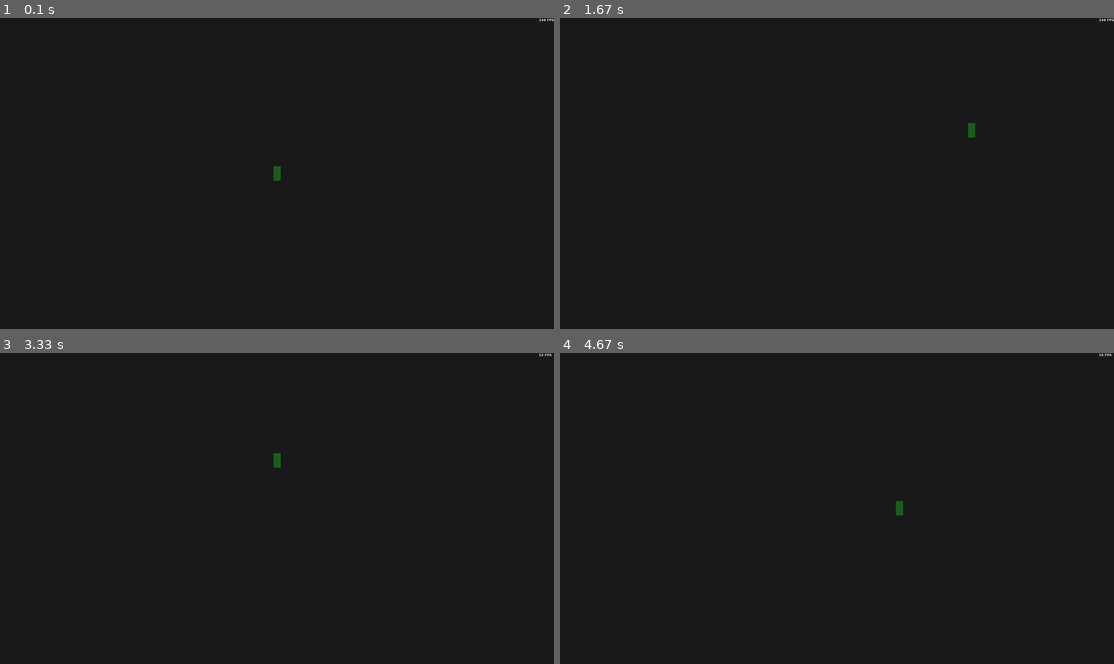
Above: before the commit, frames 1-4 (two rows, left to right).
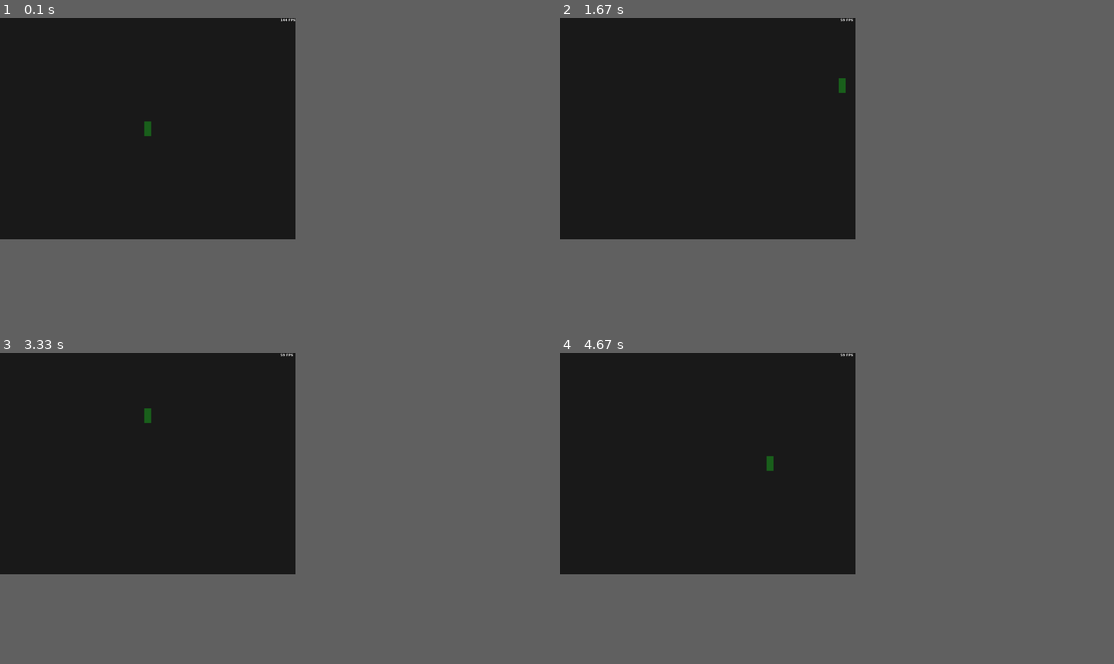
Above: after the commit, the same moments.

Repository: CSnackerman/pygame_starter
Game: pygame game, started from main.py
Same seed, same stepped clock (60 frames per second), same inputs: the game is played once before the commit and once after it.
Inputs:
- Up to frame 1 (0.1 s): no input
- Up to frame 2 (1.67 s): hold Right 0.33-0.8 s; hold Up 0.83-1.13 s; hold Right 1.17-1.63 s
- Up to frame 3 (3.33 s): hold Left 1.67-2.2 s; hold Down 2.23-2.53 s; hold Left 2.57-2.97 s; hold Up from 3 s (still down)
- Up to frame 4 (4.67 s): release Up at 3.37 s; hold Right 3.4-4.03 s; hold Down 4.07-4.43 s; hold Left from 4.47 s (still down)
The window is 900x506 before the commit and 480x360 after it. Grey fills any space a smaller window leaves; there, only what the larger window draws over its background counts as a difference.

The runs differ from the first frame. In frame 1, 0.2% of the frame differs, in the area x 26-100%, y 0-53%; in frame 2, 0.2%; in frame 3, 0.2%; in frame 4, 0.2%.

Commit message:
organization & formatting

Diff:
--- a/main.py
+++ b/main.py
@@ -5,83 +5,88 @@
 from pygame import Rect, Vector2, Color
 
 
-# --- Globals ---
-
-RUNNING = 1
-MAX_SPEED = 500
-
-
 # --- Configuration ---
 
 WINDOW_FLAGS = 0
 CURSOR_VISIBLE = True
 
-WINDOW_FLAGS = FULLSCREEN | HWSURFACE | NOFRAME | DOUBLEBUF
-CURSOR_VISIBLE = False
+# WINDOW_FLAGS = FULLSCREEN | HWSURFACE | NOFRAME | DOUBLEBUF
+# CURSOR_VISIBLE = False
 
-WIDTH = 1920
-HEIGHT = 1080
+WIDTH = 1024
+HEIGHT = 768
 RESOLUTION = (WIDTH, HEIGHT)
+ASPECT_RATIO = WIDTH / HEIGHT
 
-FILL_COLOR = Color (27, 27, 27)
-
+BG_COLOR = Color (27, 27, 27)
 
 # --- Setup ---
 
 # pygame
 pygame.init()
-window = pygame.display.set_mode(RESOLUTION, WINDOW_FLAGS)
+
+# window
+window = pygame.display.set_mode (RESOLUTION, WINDOW_FLAGS)
+window_rect = window.get_rect()
+window_center_x = WIDTH // 2
+window_center_y = HEIGHT // 2
+window_side_diff = WIDTH - HEIGHT
 pygame.display.set_caption("Plat")
-pygame.mouse.set_visible(CURSOR_VISIBLE)
 
 # time & fps
 clock = pygame.time.Clock()
-fps_list = []
-fps_list_len = 0
+frame_time = 0
+frame_counter = 0
+
+# game settings
+MAX_SPEED = 500
 
 # miscellaneous
-window_center_x = WIDTH // 2
-window_center_y = HEIGHT // 2
+pygame.mouse.set_visible(CURSOR_VISIBLE)
 
 
 # --- Game Objects ---
 
 # player
-player_width = 25
-player_height = 50
+player_width = WIDTH // 42
+player_height = HEIGHT // 15
 player_half_width = player_width // 2
 player_half_height = player_height // 2
-player_position = Vector2 ( [window_center_x - player_half_width, window_center_y - player_half_height] )
+
+player_position = Vector2 ([
+    window_center_x - player_half_width,
+    window_center_y - player_half_height
+])
+
 player_velocity = Vector2 ( [0.0, 0.0] )
-player_rect = Rect (player_position.x, player_position.y, player_width, player_height)
+
+player_rect = Rect (
+    player_position.x,
+    player_position.y,
+    player_width,
+    player_height
+)
+
 player_color = Color (27, 97, 29)
 
 # fps text
 bold, antialias = True, True
 fps_font = pygame.font.SysFont ('Verdana', 11, bold)
-fps_text_surface = fps_font.render ('144 FPS', antialias, (255, 255, 255, 100))
+fps_font_color = Color (255, 255, 255)
+fps_text_surface = fps_font.render ('144 FPS', antialias, fps_font_color)
 fps_text_position_x = WIDTH - fps_text_surface.get_rect().width
 
 
-# --- Run ---
+# --- Game Loop ---
 
+RUNNING = 1
 while (RUNNING):
 
     # time & framerate
-    # pygame.time.wait(2)
     clock.tick()
     dt = clock.get_time() / 1000.0    # delta time (sec)
-    fps = int (clock.get_fps())
-    fps_list.append (fps)
-    fps_list_len += 1
-
-
-    # quit event
-    for event in pygame.event.get():
-
-        if event.type == pygame.QUIT:
-            RUNNING = 0
-            break
+    frame_time += dt
+    frame_counter += 1
 
     # keyboard events
     pressed_keys = pygame.key.get_pressed()
@@ -91,7 +96,7 @@
     if pressed_keys [K_UP]:
         player_velocity.y -= 1
 
-    if pressed_keys[K_DOWN]:
+    if pressed_keys [K_DOWN]:
         player_velocity.y += 1
 
     if pressed_keys [K_LEFT]:
@@ -101,32 +106,41 @@
         player_velocity.x += 1
 
     if pressed_keys [K_ESCAPE]:
+        print ("pressed escape... quitting!")
         RUNNING = 0
-        break
 
-    # display average frame rate every 100 frames
+    # quit event
+    for event in pygame.event.get():
 
-    if ( fps_list_len >= 100 ):
+        if event.type == pygame.QUIT:
+            print ("clicked the X... quitting!")
+            RUNNING = 0
+            break
 
-        total = 0
-        for f in fps_list:
-            total += f
+    # render average frame rate
+    if ( frame_time > 0.5 ):
 
-        avg_fps = int (total / fps_list_len)
+        fps = str ( int ( frame_counter / frame_time ) )
 
-        pygame.display.set_caption ("Plat - " + str (avg_fps) + " fps" )
-        fps_list.clear()
-        fps_list_len = 0
+        frame_time = 0
+        frame_counter = 0
 
-        fps_text_surface = fps_font.render (str (avg_fps) + ' FPS', True, (255, 255, 255))
+        pygame.display.set_caption ("Plat - " + fps + " fps" )
+
+        fps_text_surface = fps_font.render (fps + ' FPS', antialias, fps_font_color)
 
     # move the player rect
     if player_velocity.x != 0 or player_velocity.y != 0:
+
         player_position += player_velocity.normalize() * MAX_SPEED * dt
-        player_rect.update (player_position.x, player_position.y, player_width, player_height)
+
+        new_x = player_position.x
+        new_y = player_position.y
+
+        player_rect.update (new_x, new_y, player_width, player_height)
 
     # clear
-    window.fill (FILL_COLOR)
+    window.fill (BG_COLOR)
 
     # render game objects
     pygame.draw.rect (window, player_color, player_rect)
